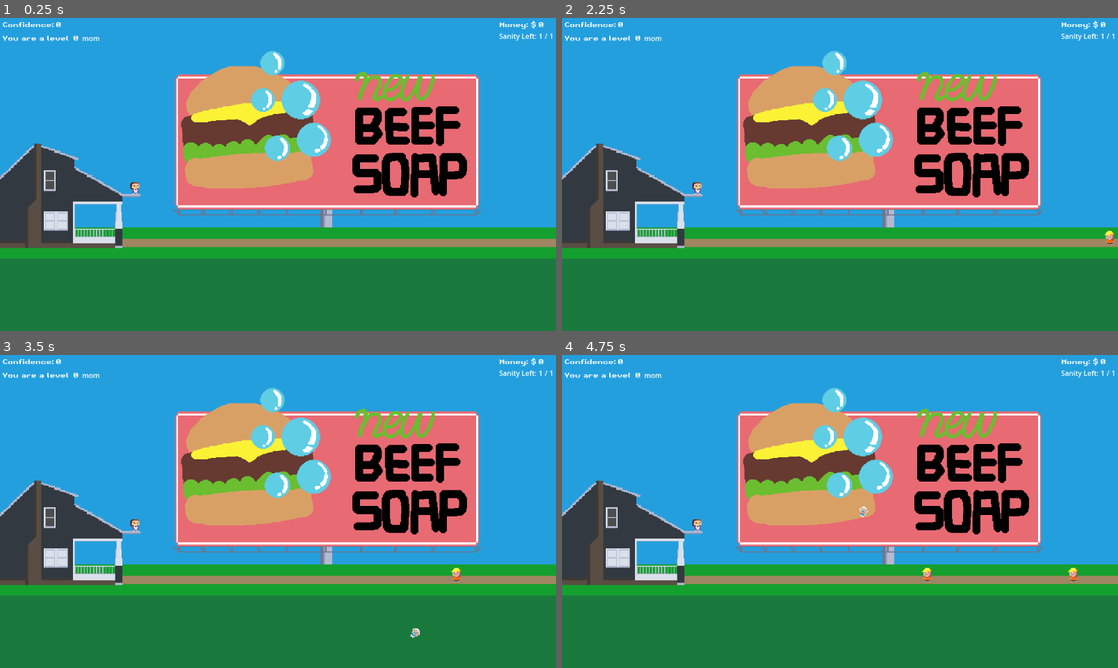
Above: before the commit, frames 1-4 (two rows, left to right).
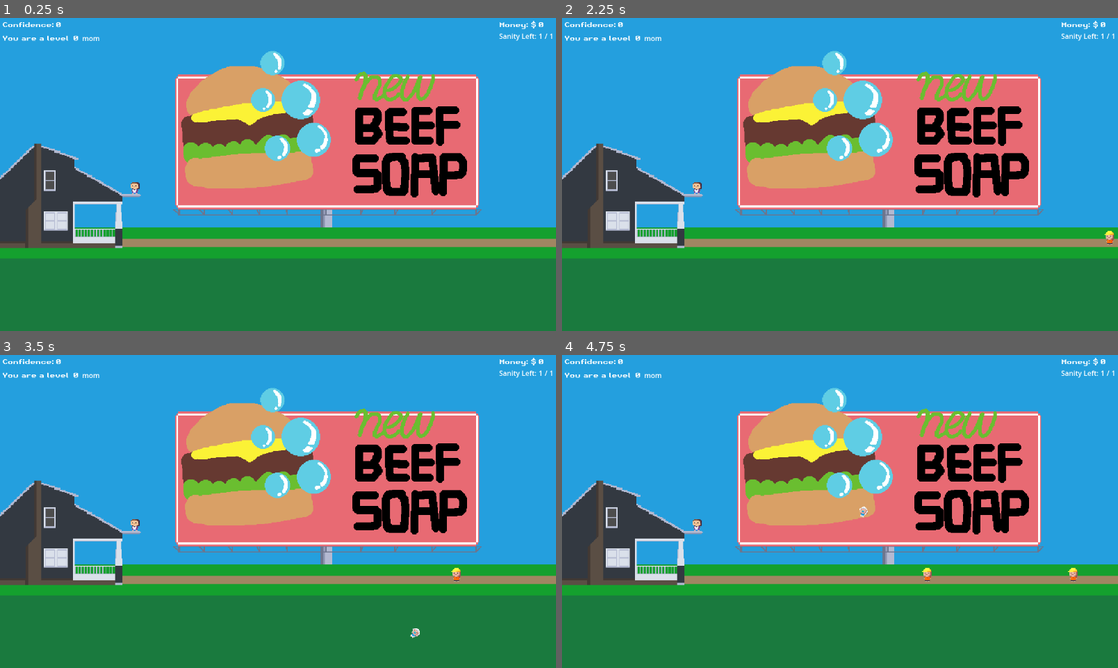
Above: after the commit, the same moments.

Repository: HypotheticalWhale/BabyThrowingSim
Game: Godot game, scene res://Scenes/Main.tscn
Two runs of this game, one before a commit and one after it. Both use one fixed random seed, a clock stepped at 60 frames per second and the inputs below.
Inputs (mouse positions are in pixels of both pictures, inside the frame that each line leads up to):
- Up to frame 1 (0.25 s): no input
- Up to frame 2 (2.25 s): click (578, 221) at 0.5 s; click (578, 221) at 1.25 s; click (578, 221) at 2 s
- Up to frame 3 (3.5 s): move the mouse to (400, 495) at 2.77 s; hold Space (shoot) from 2.78 s (still down)
- Up to frame 4 (4.75 s): move the mouse to (728, 527) at 3.52 s; release Space (shoot) at 3.53 s; tap Space (shoot) at 3.6 s; move the mouse to (895, 442) at 4.27 s; hold Space (shoot) from 4.28 s (still down)

The runs differ from the first frame. In frame 1, less than 0.1% of the frame differs, in the area x 23-26%, y 52-57%; in frame 2, less than 0.1%; in frame 3, less than 0.1%; in frame 4, less than 0.1%, in the area x 23-93%, y 52-73%.

Commit message:
dad and mom move left and right anims drawn

Diff:
--- a/Enemy/RegularDad/RegularDad.gd
+++ b/Enemy/RegularDad/RegularDad.gd
@@ -13,6 +13,7 @@
 var you_got_cash = preload("res://Enemy/DollarSign.tscn")
 
 func _ready():
+	$AnimationPlayer.play("walk_left")
 	velocity = direction * speed
 
 func _process(delta: float) -> void:
--- a/Enemy/RegularDad/RegularDad.tscn
+++ b/Enemy/RegularDad/RegularDad.tscn
@@ -7,6 +7,44 @@
 
 [sub_resource type="CircleShape2D" id="CircleShape2D_2qyol"]
 
+[sub_resource type="Animation" id="Animation_enjoa"]
+resource_name = "walk_left"
+length = 1.00001
+loop_mode = 1
+tracks/0/type = "value"
+tracks/0/imported = false
+tracks/0/enabled = true
+tracks/0/path = NodePath("Sprite2D:frame")
+tracks/0/interp = 1
+tracks/0/loop_wrap = true
+tracks/0/keys = {
+"times": PackedFloat32Array(0, 0.5),
+"transitions": PackedFloat32Array(1, 1),
+"update": 1,
+"values": [0, 1]
+}
+
+[sub_resource type="Animation" id="Animation_ile5x"]
+length = 0.001
+tracks/0/type = "value"
+tracks/0/imported = false
+tracks/0/enabled = true
+tracks/0/path = NodePath("Sprite2D:frame")
+tracks/0/interp = 1
+tracks/0/loop_wrap = true
+tracks/0/keys = {
+"times": PackedFloat32Array(0),
+"transitions": PackedFloat32Array(1),
+"update": 1,
+"values": [1]
+}
+
+[sub_resource type="AnimationLibrary" id="AnimationLibrary_tsnpi"]
+_data = {
+"RESET": SubResource("Animation_ile5x"),
+"walk_left": SubResource("Animation_enjoa")
+}
+
 [node name="RegularDad" type="CharacterBody2D"]
 collision_layer = 128
 script = ExtResource("1_h77ta")
@@ -14,6 +52,9 @@
 
 [node name="Sprite2D" type="Sprite2D" parent="."]
 texture = ExtResource("2_xoww0")
+hframes = 2
+vframes = 2
+frame = 1
 
 [node name="Hurtbox" type="Area2D" parent="."]
 collision_layer = 4
@@ -25,5 +66,10 @@
 [node name="CollisionShape2D" type="CollisionShape2D" parent="."]
 shape = SubResource("CircleShape2D_2qyol")
 
+[node name="AnimationPlayer" type="AnimationPlayer" parent="."]
+libraries = {
+"": SubResource("AnimationLibrary_tsnpi")
+}
+
 [connection signal="area_entered" from="Hurtbox" to="." method="_on_hurtbox_area_entered"]
 [connection signal="body_entered" from="Hurtbox" to="." method="_on_hurtbox_body_entered"]
--- a/Player/Player.tscn
+++ b/Player/Player.tscn
@@ -11,6 +11,8 @@
 
 [node name="Sprite" type="Sprite2D" parent="."]
 texture = ExtResource("2_ofyms")
+hframes = 2
+vframes = 2
 
 [node name="reload_timer" type="Timer" parent="."]
 one_shot = true
Not shown: 1 places in Enemy/RegularDad/RegularDad.tscn that only renumber resources
Binary file changed: assets/Dad.png
Binary file changed: assets/Mom.png
